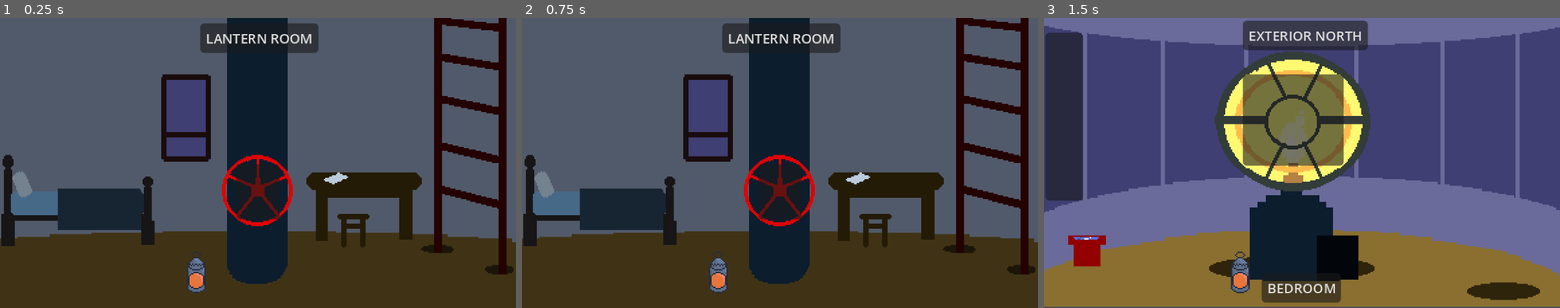
Above: before the commit, frames 1-3 (left to right).
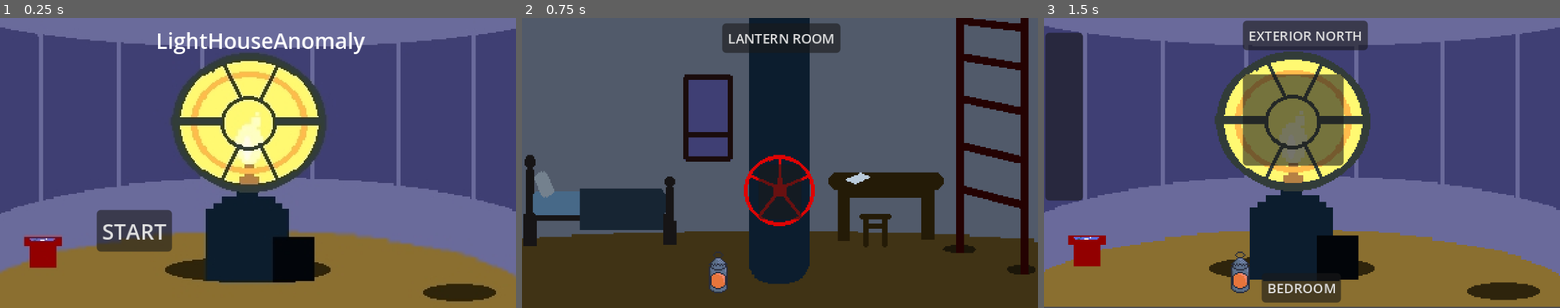
Above: after the commit, the same moments.

Repository: DerangedPalmito/Gamejam-Plus-26
Game: Godot game, scene res://scenes/UI/MainMenu.tscn
The game is run twice, just before and just after one commit, with the same random seed, the same clock (stepped at 60 frames per second) and the same inputs. Before the commit the project starts from res://scenes/Rooms/Devroom.tscn. The engine's default icon, where the game draws it, is replaced by a stand-in: a white triangle on a blue panel in a dark square.
Inputs (mouse positions are in pixels of both pictures, inside the frame that each line leads up to):
- Up to frame 1 (0.25 s): no input
- Up to frame 2 (0.75 s): click (656, 229) at 0.5 s, where only the run after the commit has a clickable "START"
- Up to frame 3 (1.5 s): click "LANTERN ROOM" at 1.25 s

The runs differ from the first frame. In frame 1, 95% of the frame differs, in the area x 0-100%, y 0-100%; in frame 2, nothing differs; in frame 3, nothing differs.

Commit message:
FEAT: Adicionado menu principal e mudado cena de inicio.

Diff:
--- a/project.godot
+++ b/project.godot
@@ -11,7 +11,7 @@
 [application]
 
 config/name="ProjectLightHouse"
-run/main_scene="uid://cmk825dt2h4jx"
+run/main_scene="uid://skrbi54os8gi"
 config/features=PackedStringArray("4.7", "GL Compatibility")
 config/icon="res://icon.svg"
 
--- /dev/null
+++ b/scenes/UI/MainMenu.tscn
@@ -0,0 +1,28 @@
+[gd_scene format=3 uid="uid://skrbi54os8gi"]
+
+[ext_resource type="Script" uid="uid://cme8nympt1bwr" path="res://scripts/UI/MainMenu.gd" id="1_58fj5"]
+[ext_resource type="Texture2D" uid="uid://cuf2fa4iopxsx" path="res://Farol sala.jpg.jpeg" id="2_3h7gc"]
+
+[node name="MainMenu" type="Node2D" unique_id=130539172]
+script = ExtResource("1_58fj5")
+
+[node name="GameCamera" type="Camera2D" parent="." unique_id=2008995381]
+
+[node name="Background" type="Sprite2D" parent="." unique_id=1392769865]
+texture = ExtResource("2_3h7gc")
+
+[node name="Label" type="Label" parent="." unique_id=1754460255]
+offset_left = -76.0
+offset_top = -103.0
+offset_right = 80.0
+offset_bottom = -80.0
+text = "LightHouseAnomaly"
+
+[node name="Start" type="Button" parent="." unique_id=1552564114]
+offset_left = -120.0
+offset_top = 35.0
+offset_right = -64.0
+offset_bottom = 66.0
+text = "START"
+
+[connection signal="pressed" from="Start" to="." method="_on_start_pressed"]
--- /dev/null
+++ b/scripts/UI/MainMenu.gd
@@ -0,0 +1,10 @@
+extends Node2D
+
+func _ready() -> void:
+	pass
+
+func _process(delta: float) -> void:
+	pass
+
+func _on_start_pressed() -> void:
+	get_tree().change_scene_to_file("res://scenes/Rooms/Devroom.tscn")
Not shown, added: scripts/UI/MainMenu.gd.uid
